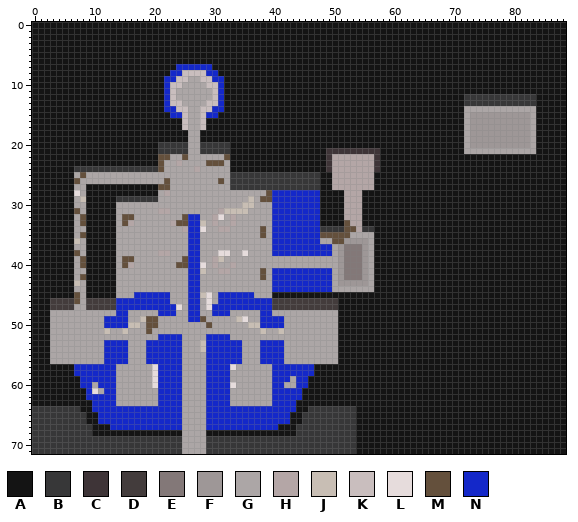
Edited in one commit: sprite sheet (ari_gravekeeper_city_church_interior.png). Above, as it was before the edit.
The file is 89x72 pixels. Colours within 5 levels of each other are drawn and written as one.
Palette (. is transparent): A #141414  B #373738  C #3e3437  D #433c3c  E #837878  F #9e9797  G #aca6a6  H #b4a6a6  J #c8beb4  K #c9bebe  L #e6dcdc  M #64503c  N #1428c9
The result:
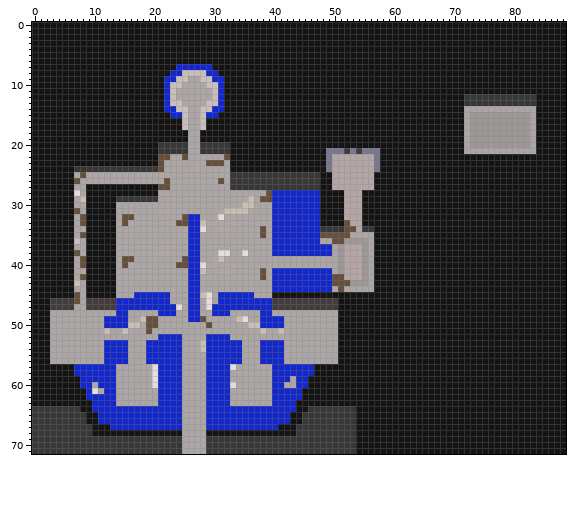
Edits made:
@@ palette @@
-C #3e3437
+C #78788d
@@ x 50..56 @@
 20 AAAAAAA
-21 CCCCCCC
+21 CCDCDCC
 22 HHHHHHH
@@ x 48..56 @@
 36 GGMMFFFFG
-37 NNGFEEEFG
-38 NNGFEEEFG
-39 GGGFEEEFG
-40 GGGFEEEFG
-41 NNGFEEEFG
-42 NNGFEEEFG
-43 NNGFFFFFG
-44 NNGGGGGGG
+37 NNGFHHHFG
+38 NNGFHHHFG
+39 GGGFHHHFG
+40 GGGFHHHFG
+41 NNGFHHHFG
+42 NNMMHHHFG
+43 NNMMMFFFG
+44 NNGMGGGGG
 45 AAAAAAAAA
Where, in picture pixels (left, top, right, bottom), the same in both pictures:
changed: (326, 148, 380, 172)
changed: (332, 244, 362, 292)
